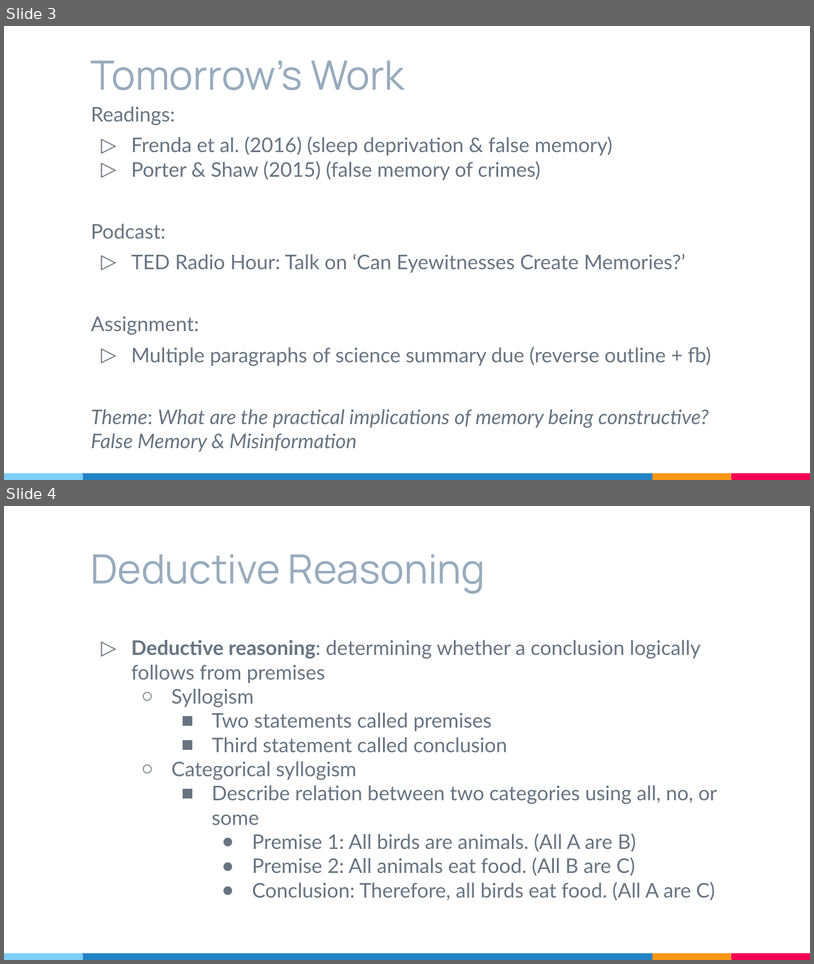
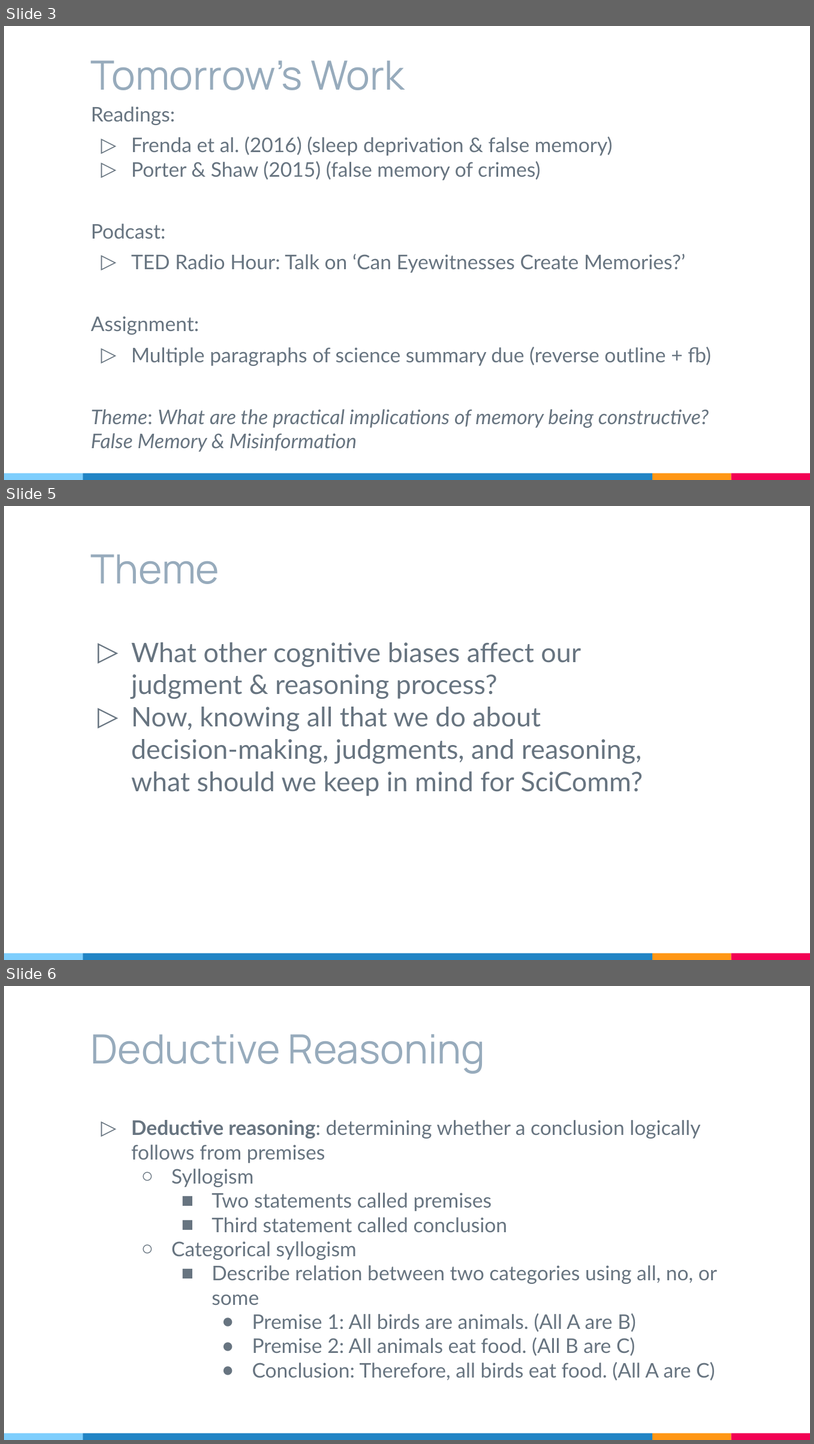
Before and after one commit to cogpsychduke2019/cogpsychduke2019.github.io, a slide deck: files/CogPsychDay18.pptx. Shown one above the other, each under a label of ours: slides 3 and 4 before the commit, slides 3, 5 and 6 after it; the slides between them are not shown. The pictures are 814x964 and 814x1444 pixels, drawn with LibreOffice and Linux fonts; fonts in the diff are those of the drawing. Boxes give left, top, right and bottom in pixels: in the first picture for what was removed or moved away, otherwise in the second. Text is boxed around its words. In the diff, an @@ line names an element or a change of style, - is before the commit and + after.

```diff
--- a/files/CogPsychDay18.pptx
+++ b/files/CogPsychDay18.pptx
@@ slide 5 added at box(4, 506, 810, 960), background #FFFFFF; not listed: 4 template elements that a slide beside it also shows @@
@@ title added at box(91, 555, 219, 584), 36 pt, text #97ABBC @@
+Theme
@@ text added at box(131, 642, 643, 796), 24 pt, text #677480 @@
+▷ What other cognitive biases affect our judgment & reasoning process?
+▷ Now, knowing all that we do about decision-making, judgments, and reasoning, what should we keep in mind for SciComm?
@@ what was slide 4 is now slide 6 @@
```
Also in this commit, not shown: 1 slide changed, 1 other slide added.
